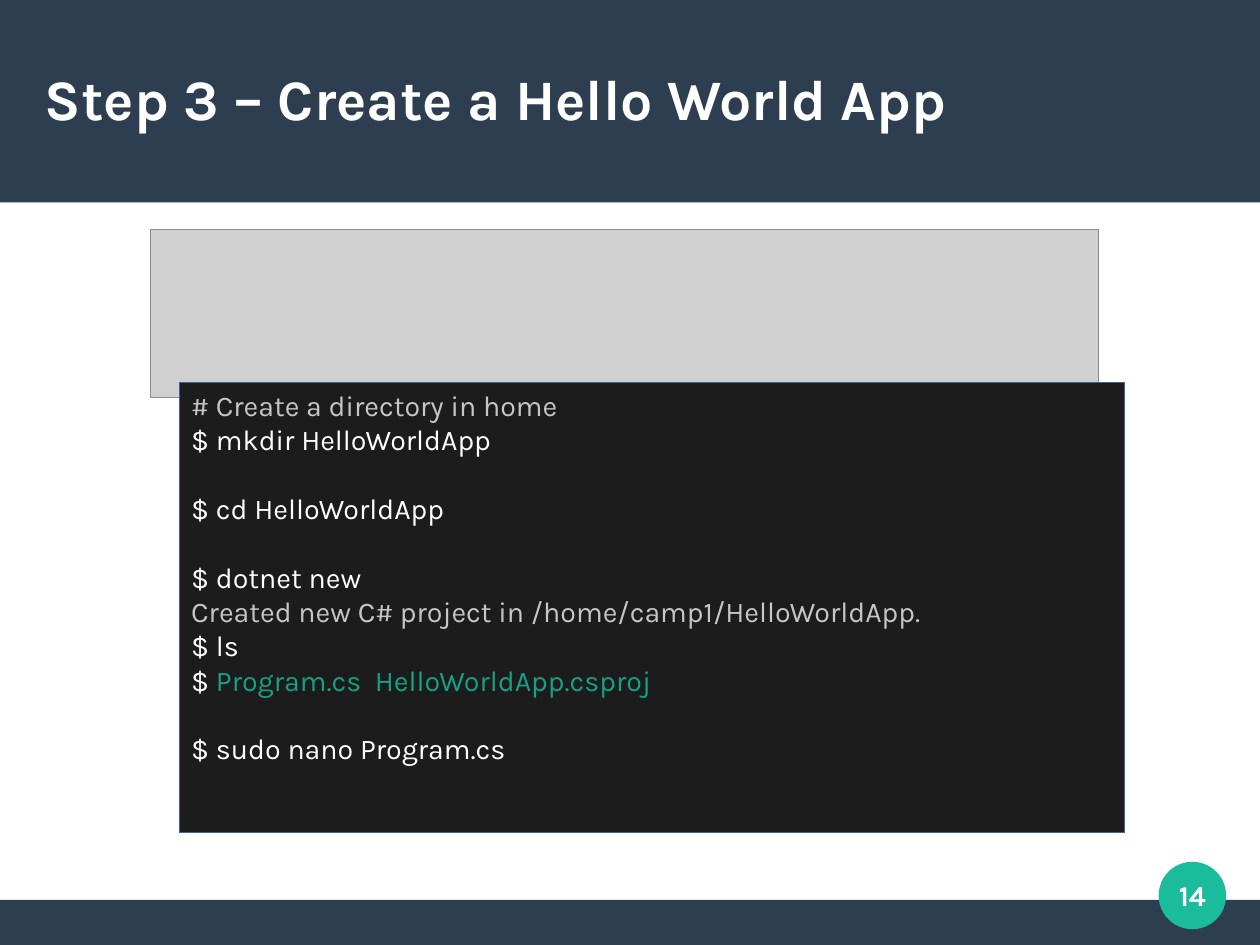
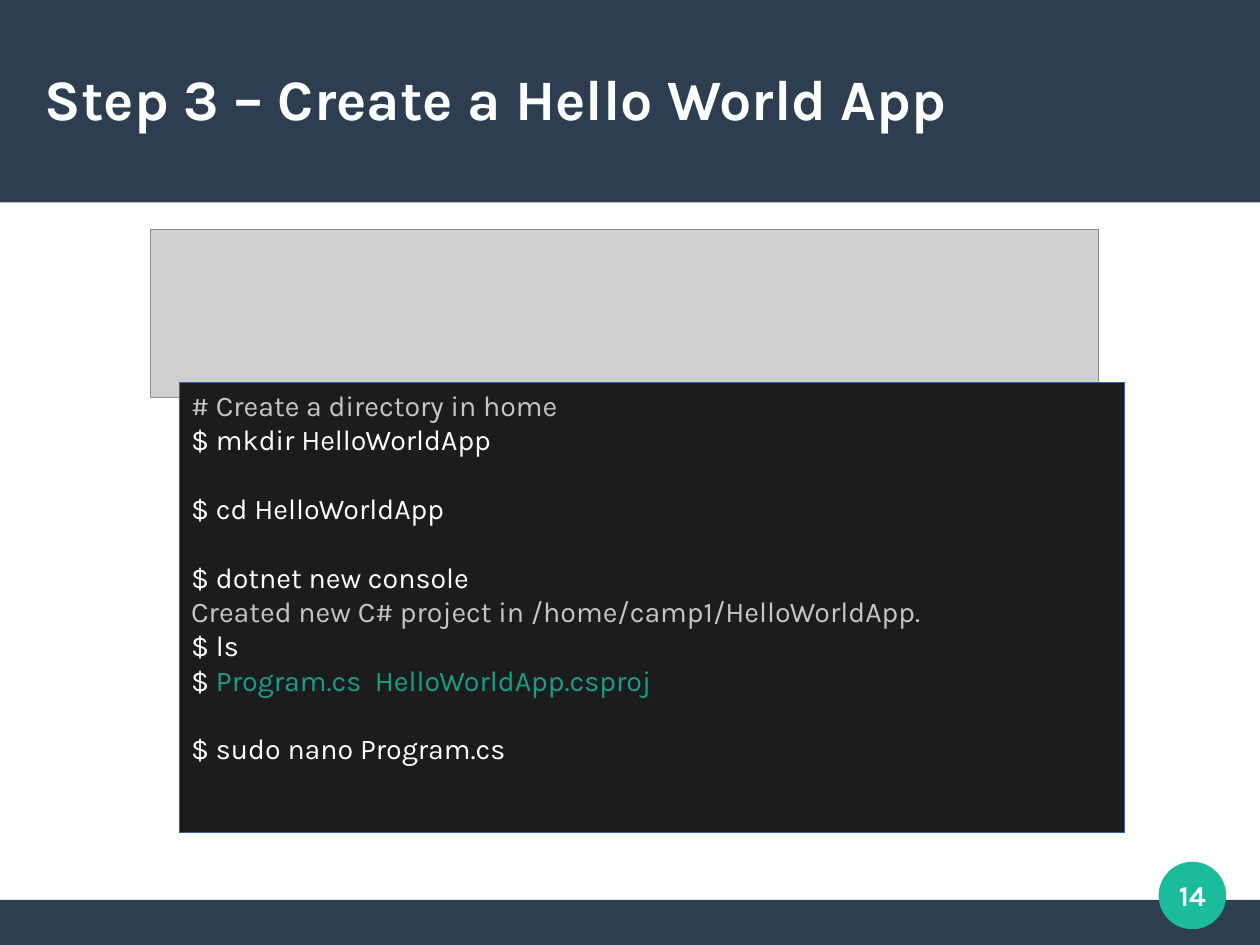
Before and after one commit to adyle5/CodeCampSlides, a slide deck: slide 14 of dot_net_linux_presentation.odp. Drawn at 1260x945 pixels with LibreOffice and Linux fonts; fonts in the diff are those of the drawing; grey boxes stand for pictures. Boxes give left, top, right and bottom in pixels: in the first picture for what was removed or moved away, otherwise in the second. Text is boxed around its words. In the diff, an @@ line names an element or a change of style, - is before the commit and + after.

```diff
--- a/dot_net_linux_presentation.odp
+++ b/dot_net_linux_presentation.odp
@@ text in rectangle at box(216, 568, 469, 589): text changed @@
-$ dotnet new
+$ dotnet new console
```
Also in this commit, not shown: 1 other slide changed, 2 slides added.
